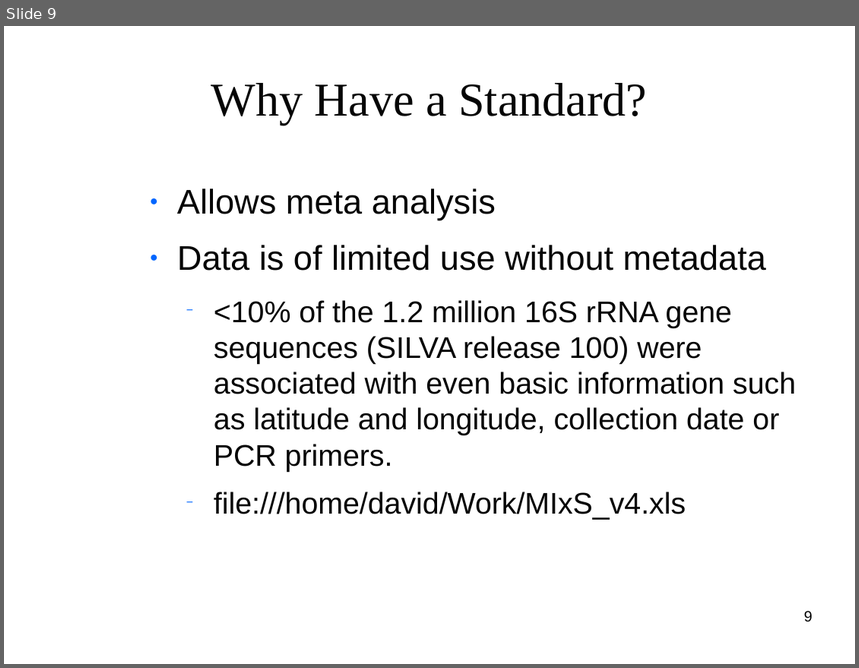
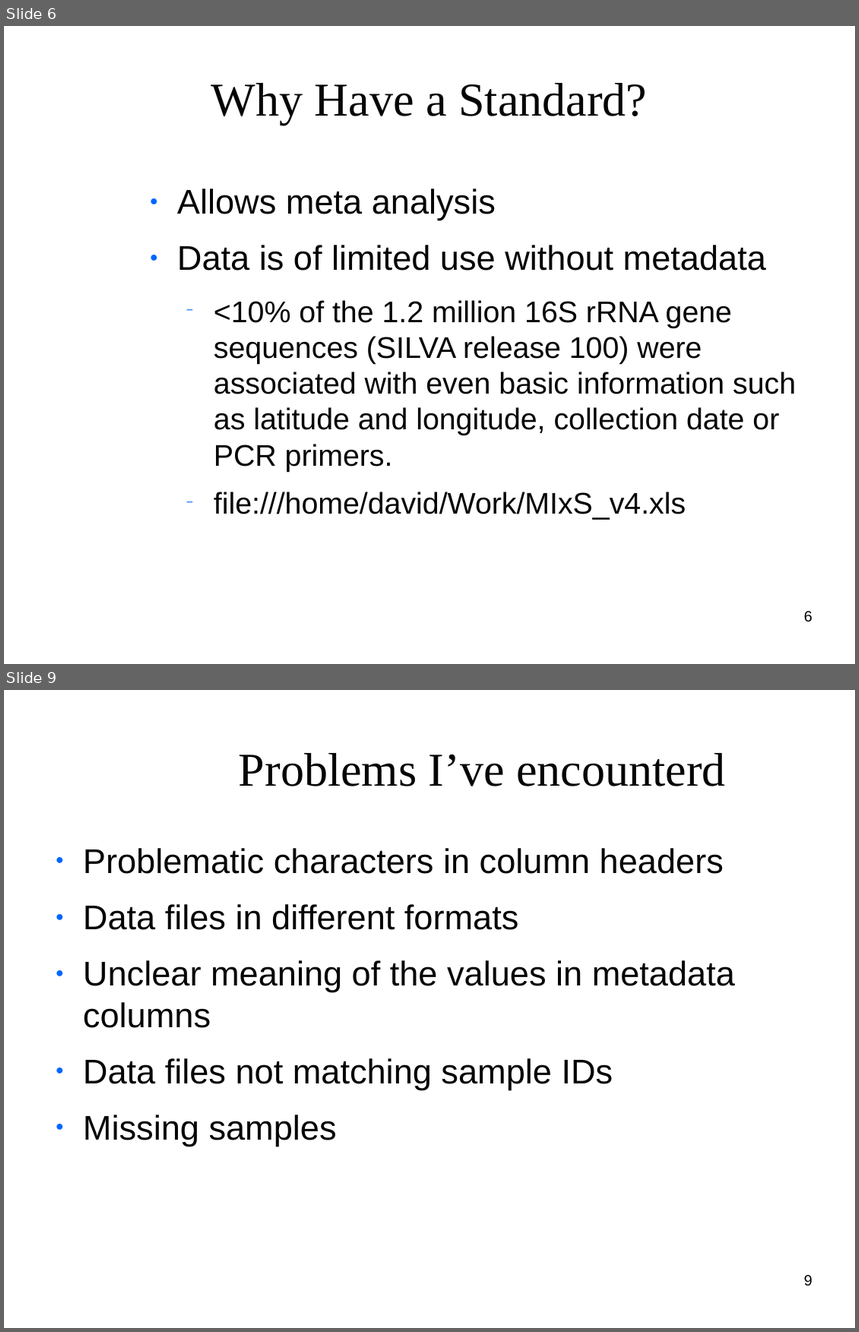
Before and after one commit to clemente-lab/mmeds-meta, a slide deck: sql/mmeds.odp. Shown one above the other, each under a label of ours: slide 9 before the commit, slides 6 and 9 after it; the slides between them are not shown. The pictures are 859x668 and 859x1332 pixels, drawn with LibreOffice and Linux fonts; fonts in the diff are those of the drawing; background and template pictures are left out. Boxes give left, top, right and bottom in pixels: in the first picture for what was removed or moved away, otherwise in the second. Text is boxed around its words. In the diff, an @@ line names an element or a change of style, - is before the commit and + after.

```diff
--- a/sql/mmeds.odp
+++ b/sql/mmeds.odp
@@ slide 9 added at box(4, 690, 855, 1328), background picture (left out) @@
@@ title added at box(239, 753, 726, 787), 44 pt, text #050505 @@
+Problems I’ve encounterd
@@ text added at box(83, 848, 735, 1147), 32 pt, text #050505 @@
+● Problematic characters in column headers
+● Data files in different formats
+● Unclear meaning of the values in metadata columns
+● Data files not matching sample IDs
+● Missing samples
@@ page number added at box(804, 1275, 813, 1286), 14 pt, text #000000 @@
+9
@@ what was slide 9 is now slide 6 @@
@@ page number at box(804, 611, 813, 623): text changed @@
-9
+6
```
Also in this commit, not shown: 4 slides changed, 5 other slides added, 1 slide removed, 10 other files.
